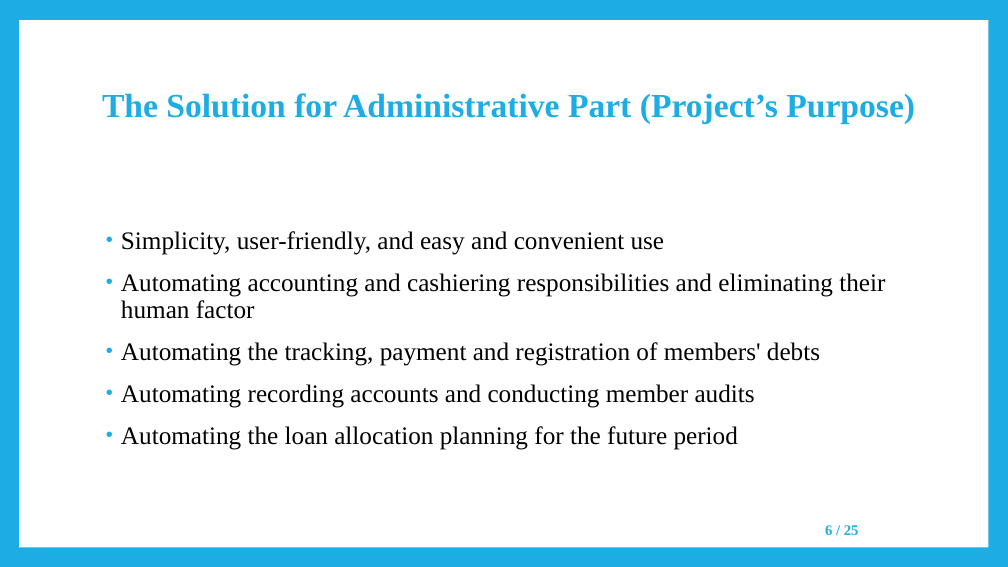
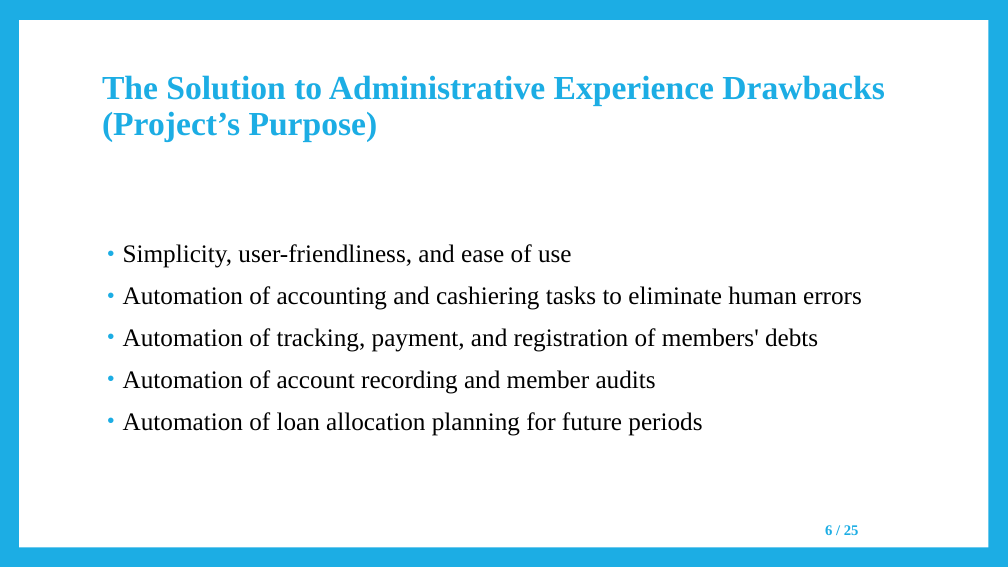
Before and after one commit to negarK2000/Presentation, a slide deck: slide 6 of SavingsFundsManagementSystems/SavingsFundsManagementSystems_Presentation.pptx. Drawn at 1008x567 pixels with LibreOffice and Linux fonts; fonts in the diff are those of the drawing. Boxes give left, top, right and bottom in pixels: in the first picture for what was removed or moved away, otherwise in the second. Text is boxed around its words. In the diff, an @@ line names an element or a change of style, - is before the commit and + after.

Commit message:
Corrected BSc project slides

```diff
--- a/SavingsFundsManagementSystems/SavingsFundsManagementSystems_Presentation.pptx
+++ b/SavingsFundsManagementSystems/SavingsFundsManagementSystems_Presentation.pptx
@@ title at (102, 75, 884, 142): text changed @@
-The Solution for Administrative Part (Project’s Purpose)
+The Solution to Administrative Experience Drawbacks (Project’s Purpose)
@@ text at (123, 244, 862, 436): text changed @@
-• Simplicity, user-friendly, and easy and convenient use
-• Automating accounting and cashiering responsibilities and eliminating their human factor
-• Automating the tracking, payment and registration of members' debts
-• Automating recording accounts and conducting member audits
-• Automating the loan allocation planning for the future period
+• Simplicity, user-friendliness, and ease of use
+• Automation of accounting and cashiering tasks to eliminate human errors
+• Automation of tracking, payment, and registration of members' debts
+• Automation of account recording and member audits
+• Automation of loan allocation planning for future periods
```
Also in this commit, not shown: 18 other slides changed, 11 other files.
